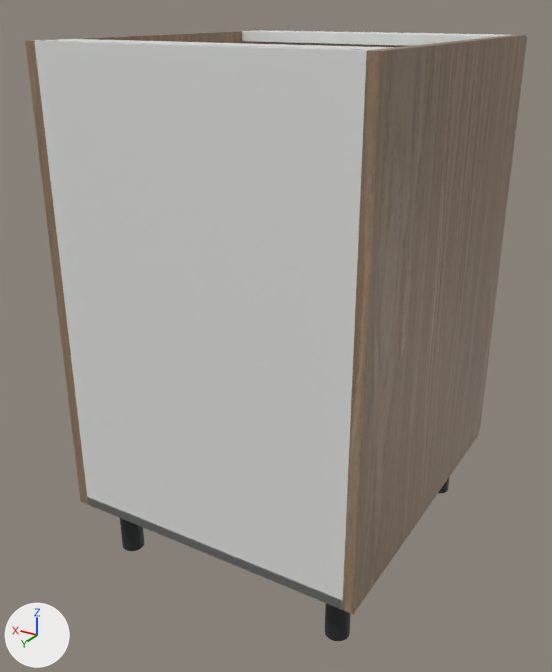
A saved change to the glTF model storefront/public/cabinet-inventory/models/oppein-pb-mnw-b21.glb.
Rendered twice from a camera (50 mm lens) standing at (-0.345, 0.792, 0.918) and looking at (0.289, -0.265, 0.39). Every picture has the same lights, and +X, +Y and +Z are marked at lower left. The first picture is the older version. Where no turn or scale is listed for an object, it has been applied to the vertices.

In view in the first picture: 'Adjustable foot', 'Cabinet back', 'Cabinet bottom', 'Cabinet side', 'Cabinet side.001', 'Top support rail', 'Top support rail.001' and 4 more.
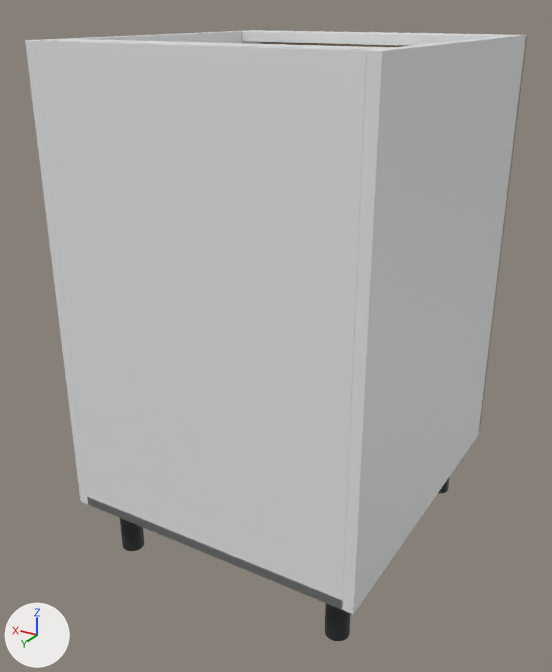
Location of each change, [x1, y1, x2, y2] in pixels of the pictures (552 x 672 px):
'Cabinet side', recoloured (brown to white)
    both: [342, 35, 526, 614]
'Cabinet side.001', recoloured
    both: [25, 30, 261, 504]

Patch to the scene script:
```diff
--- a/storefront/public/cabinet-inventory/models/oppein-pb-mnw-b21.glb.py
+++ b/storefront/public/cabinet-inventory/models/oppein-pb-mnw-b21.glb.py
@@ mat_white_cabinet_carcass @@
+mat_white_cabinet_carcass = principled_material('White cabinet carcass')
+mat_white_cabinet_carcass.base_color = (0.82, 0.83, 0.835)  # white #eaebec
+mat_white_cabinet_carcass.roughness = 0.48
@@ me_cube @@
 me_cube.from_pydata(...)  # 56 vertices, 108 faces; spans x -0.009..0.009, y -0.293..0.293, z -0.381..0.381
-me_cube.materials.append(mat_supplier_finish___natural_wood)  # picture img_oak
+me_cube.materials.append(mat_white_cabinet_carcass)  # white #eaebec
@@ me_cube_001 @@
 me_cube_001.from_pydata(...)  # 56 vertices, 108 faces; spans x -0.009..0.009, y -0.293..0.293, z -0.381..0.381
-me_cube_001.materials.append(mat_supplier_finish___natural_wood)  # picture img_oak
+me_cube_001.materials.append(mat_white_cabinet_carcass)  # white #eaebec
```
